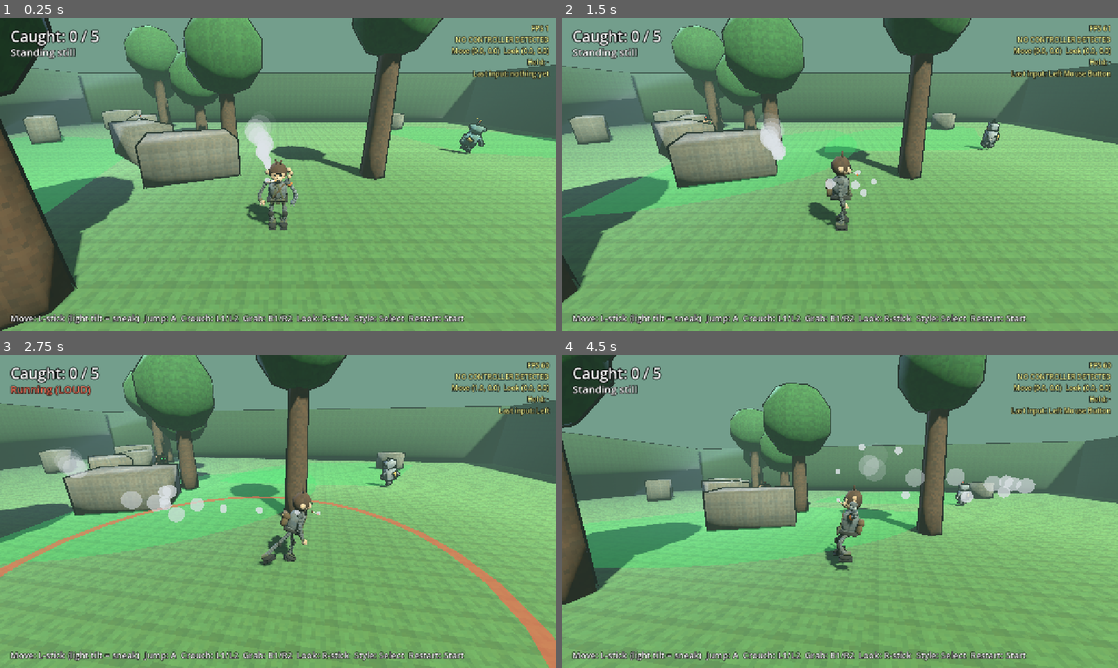
Above: before the commit, frames 1-4 (two rows, left to right).
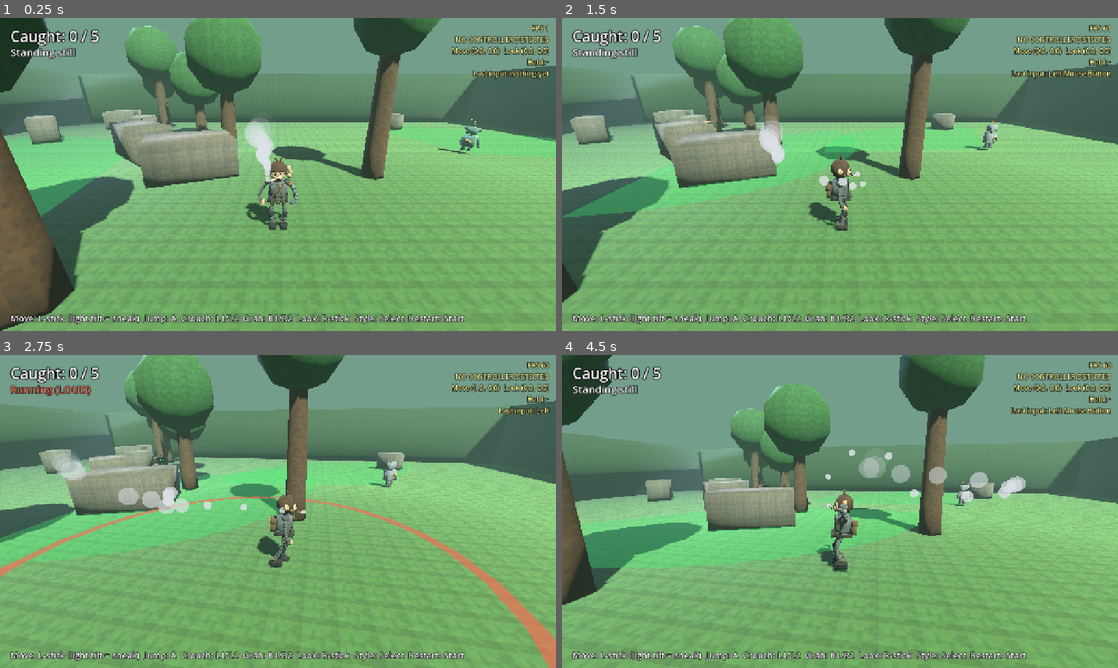
Above: after the commit, the same moments.

Repository: StoneColdOS/Caveman-Catchers
Game: Godot game, scene res://scenes/main.tscn
The game is run twice, just before and just after one commit, with the same random seed, the same clock (stepped at 60 frames per second) and the same inputs.
Inputs (mouse positions are in pixels of both pictures, inside the frame that each line leads up to):
- Up to frame 1 (0.25 s): no input
- Up to frame 2 (1.5 s): tap Enter (restart) at 0.5 s; move the mouse to (962, 158) at 0.52 s; hold D (move_right) 0.53-1.25 s; hold Shift (crouch) 0.53-1.25 s; click (962, 158) at 0.67 s; tap Space (jump) at 0.77, 1.07 s; drag from (728, 190) to (812, 237) at 1.27 s
- Up to frame 3 (2.75 s): move the mouse to (333, 442) at 2.02 s; hold D (move_right) from 2.03 s (still down); tap Left (look_left) at 2.1 s
- Up to frame 4 (4.5 s): release D (move_right) at 2.75 s; drag from (812, 574) to (673, 464) at 2.77 s; move the mouse to (1006, 558) at 3.52 s; hold A (move_left) 3.53-4.25 s; tap Up (look_up) at 3.6 s; tap Space (jump) at 3.77, 4.07 s; drag from (673, 464) to (756, 433) at 4.27 s

The runs differ from the first frame. In frame 1, 2.3% of the frame differs, in the area x 0-100%, y 0-87%; in frame 2, 1.9%; in frame 3, 2.9%; in frame 4, 3.5%, in the area x 0-100%, y 0-74%.

Commit message:
Plain style is the default (calmer); STYLE still toggles rubber hose
Co-Authored-By: Claude Opus 5.5 <noreply@anthropic.com>
Claude-Session: https://claude.ai/code/session_01X5D3NCWGJ5U6tQxJ5x7zR9

Diff:
--- a/scripts/util.gd
+++ b/scripts/util.gd
@@ -8,7 +8,7 @@
 
 
 ## Art style: rubber hose (ink outlines on robots and props, extra bounce) or plain.
-static var rubber := true
+static var rubber := false        # plain (calmer) is the default; STYLE flips it
 const BPM := 112.0               # everything bobs to this beat in rubber hose mode
 const OUTLINE := 0.05            # outline thickness in meters
 static var _outline_mat: StandardMaterial3D
Not shown, changed: docs/ROADMAP.md
